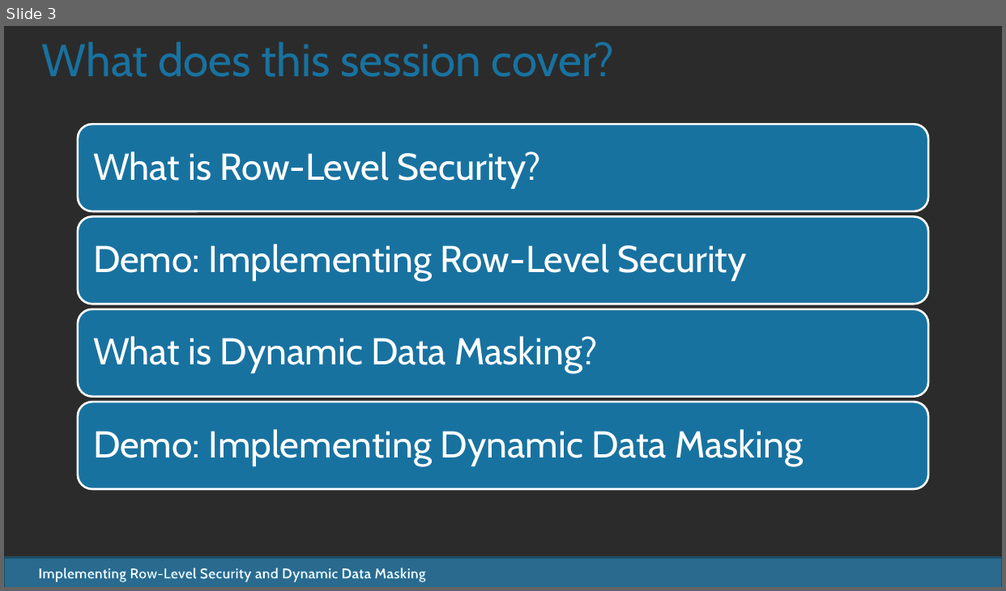
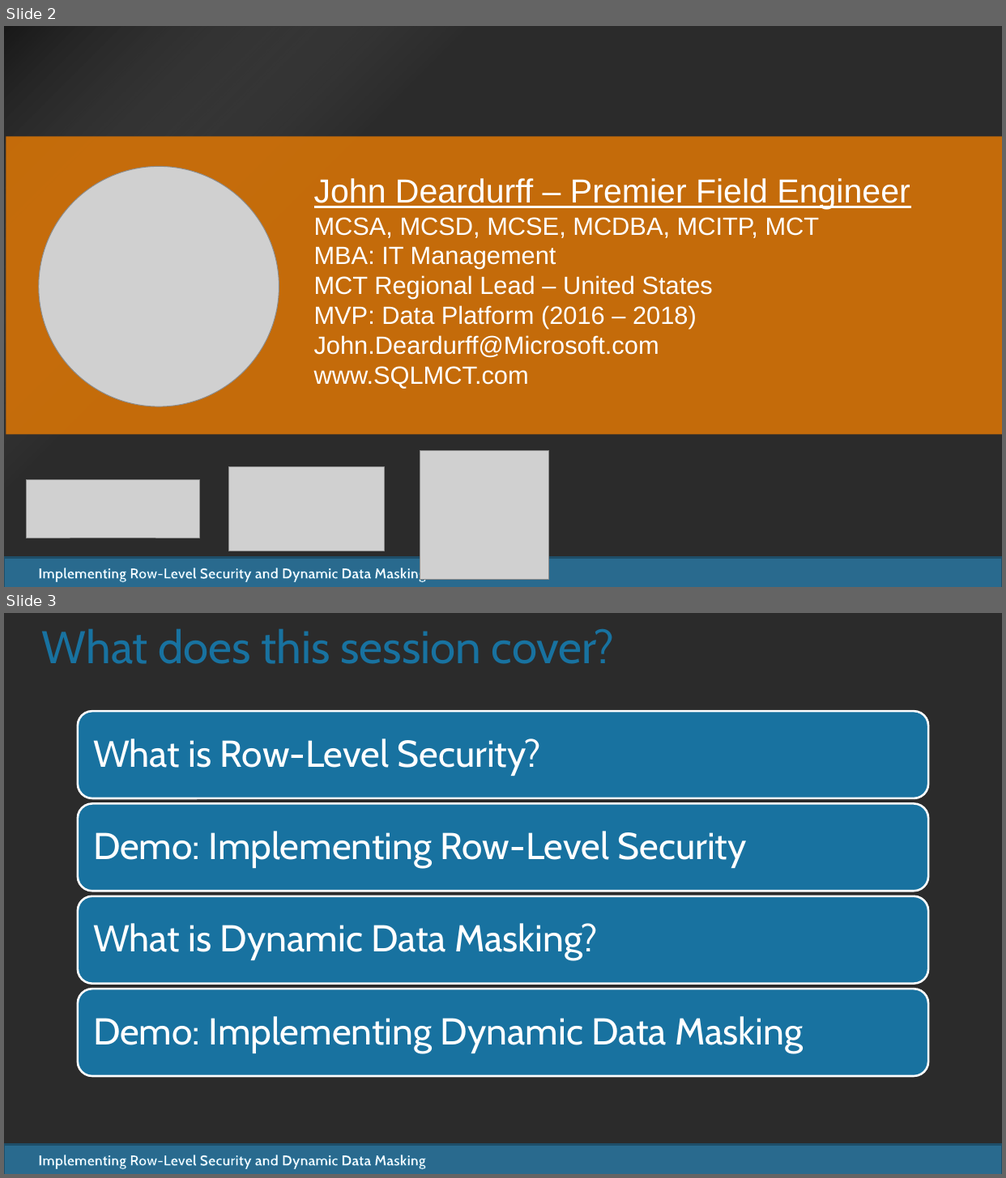
Before and after one commit to XiongYTest/SQL_Security, a slide deck: Security_Essentials/JD_RLS_DDM.pptx. Shown one above the other, each under a label of ours: slide 3 before the commit, slides 2 and 3 after it. The pictures are 1006x591 and 1006x1178 pixels, drawn with LibreOffice and Linux fonts; fonts in the diff are those of the drawing; grey boxes stand for pictures; background and template pictures are left out; a plain dark background stands for a picture behind light text. Boxes give left, top, right and bottom in pixels: in the first picture for what was removed or moved away, otherwise in the second. Text is boxed around its words. In the diff, an @@ line names an element or a change of style, - is before the commit and + after.

```diff
--- a/Security_Essentials/JD_RLS_DDM.pptx
+++ b/Security_Essentials/JD_RLS_DDM.pptx
@@ slide 2 added at [4,26,1002,587], background picture (left out); not listed: 2 template elements that a slide beside it also shows @@
@@ rectangle added at [4,26,756,587], fill gradient #A0A0A0 to #000000 @@
@@ rectangle added at [6,137,1002,435], fill #D57307 at 90% opacity @@
@@ picture added at [39,167,279,407] @@
@@ text added at [314,178,910,389], 24 pt, text #FFFFFF @@
+John Deardurff – Premier Field Engineer
+MCSA, MCSD, MCSE, MCDBA, MCITP, MCT
+MBA: IT Management
+MCT Regional Lead – United States
+MVP: Data Platform (2016 – 2018)
+John.Deardurff@Microsoft.com
+www.SQLMCT.com
@@ picture added at [420,450,549,579] @@
@@ picture added at [26,480,199,538] @@
@@ picture added at [229,467,385,552] @@
```
Also in this commit, not shown: 5 slides changed, 1 slide removed, 2 other files.
